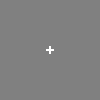
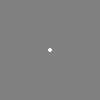
Before/after of a (100, 100) layered artwork. What changed in the layer stack:
painted on "Hintergrund" over (x1=46, y1=46, x2=54, y2=54)
